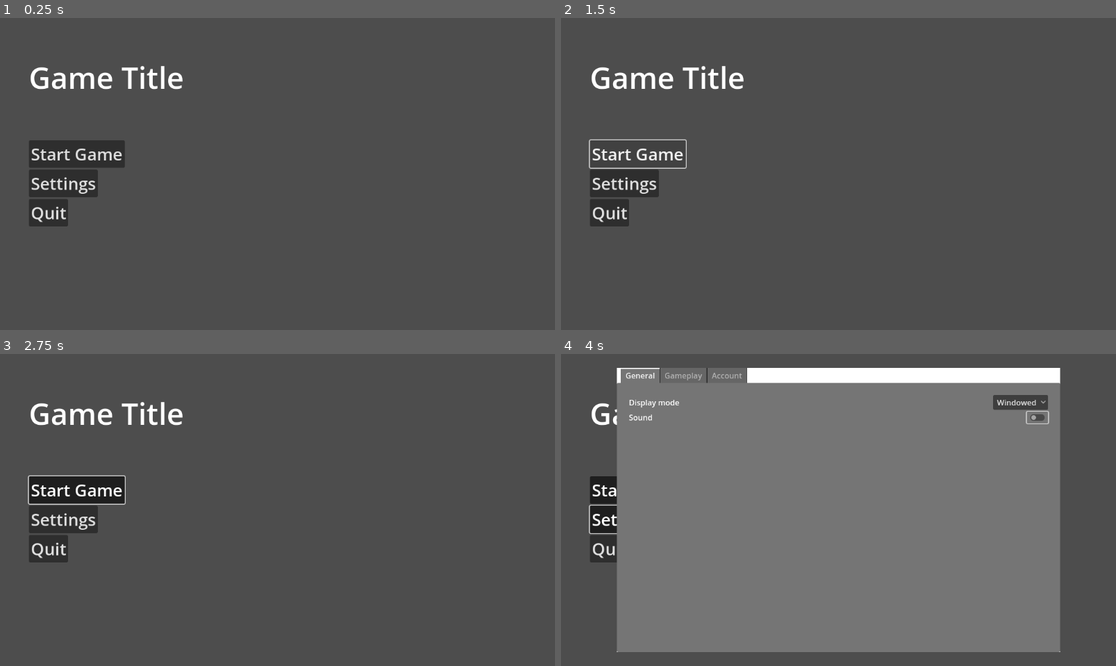
Above: before the commit, frames 1-4 (two rows, left to right).
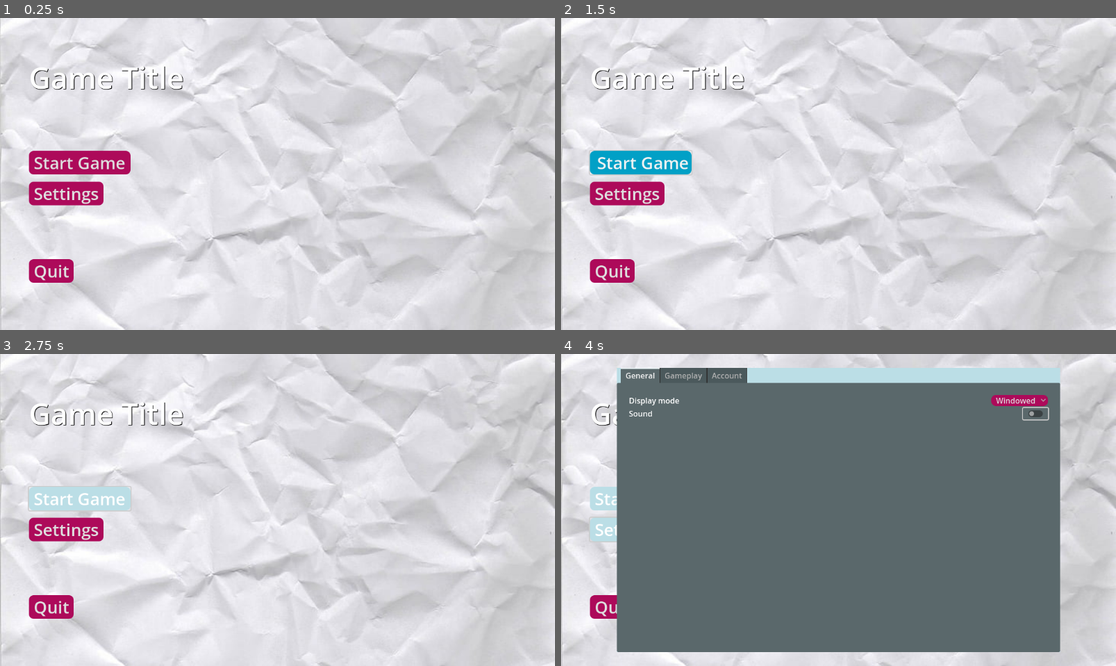
Above: after the commit, the same moments.

Repository: EGheska/GBA
Game: Godot game, scene res://src/gui/main_menu.tscn
Two runs of this game, one before a commit and one after it. Both use one fixed random seed, a clock stepped at 60 frames per second and the inputs below. Before the commit the project has no main scene; this scene is started directly in both runs.
Inputs (mouse positions are in pixels of both pictures, inside the frame that each line leads up to; where the layout moved, square brackets give the same spot in the first picture):
- Up to frame 1 (0.25 s): no input
- Up to frame 2 (1.5 s): click "Start Game" at 0.5 s; click "Start Game" at 1.25 s
- Up to frame 3 (2.75 s): click "Start Game" at 2 s
- Up to frame 4 (4 s): click "Settings" at 2.75 s; click (1038, 413) [1038, 416] at 3.5 s

The runs differ from the first frame. In frame 1, 99% of the frame differs, in the area x 0-100%, y 0-100%; in frame 2, 99%; in frame 3, 99%; in frame 4, 99%.

Commit message:
Initial design was added to the main frame

Diff:
--- a/project.godot
+++ b/project.godot
@@ -11,6 +11,7 @@
 [application]
 
 config/name="GBA"
+run/main_scene="res://src/gui/main_menu.tscn"
 config/features=PackedStringArray("4.1", "GL Compatibility")
 config/icon="res://icon.svg"
 
--- a/src/gui/main_menu.gd
+++ b/src/gui/main_menu.gd
@@ -5,3 +5,7 @@
 
 func _on_settings_button_toggled(button_pressed):
 	SettingsMenu.popup_centered()
+
+
+func _on_quit_button_toggled(button_pressed):
+	get_tree().quit()
--- a/src/gui/main_menu.tscn
+++ b/src/gui/main_menu.tscn
@@ -1,7 +1,88 @@
-[gd_scene load_steps=3 format=3 uid="uid://bfskk4kagkjnd"]
+[gd_scene load_steps=13 format=3 uid="uid://bfskk4kagkjnd"]
 
 [ext_resource type="Script" path="res://src/gui/main_menu.gd" id="1_4djdb"]
 [ext_resource type="PackedScene" uid="uid://dq8wkquhigvch" path="res://src/gui/settings_menu.tscn" id="1_cmkqd"]
+[ext_resource type="Texture2D" uid="uid://dot7h15ilfddc" path="res://assets/background.jpg" id="2_ygwdg"]
+
+[sub_resource type="StyleBoxFlat" id="StyleBoxFlat_ihmy4"]
+content_margin_left = 10.0
+content_margin_right = 10.0
+bg_color = Color(0.678431, 0.0392157, 0.352941, 1)
+corner_radius_top_left = 10
+corner_radius_top_right = 10
+corner_radius_bottom_right = 10
+corner_radius_bottom_left = 10
+
+[sub_resource type="StyleBoxFlat" id="StyleBoxFlat_qqdlt"]
+content_margin_left = 10.0
+bg_color = Color(0.00392157, 0.627451, 0.776471, 1)
+corner_radius_top_left = 10
+corner_radius_top_right = 10
+corner_radius_bottom_right = 10
+corner_radius_bottom_left = 10
+
+[sub_resource type="StyleBoxFlat" id="StyleBoxFlat_uc8ij"]
+content_margin_left = 10.0
+content_margin_right = 10.0
+bg_color = Color(0.733333, 0.870588, 0.901961, 1)
+corner_radius_top_left = 10
+corner_radius_top_right = 10
+corner_radius_bottom_right = 10
+corner_radius_bottom_left = 10
+
+[sub_resource type="StyleBoxFlat" id="StyleBoxFlat_kt67b"]
+content_margin_left = 10.0
+content_margin_right = 10.0
+bg_color = Color(0.678431, 0.0392157, 0.352941, 1)
+corner_radius_top_left = 10
+corner_radius_top_right = 10
+corner_radius_bottom_right = 10
+corner_radius_bottom_left = 10
+
+[sub_resource type="StyleBoxFlat" id="StyleBoxFlat_61o7t"]
+content_margin_left = 10.0
+content_margin_right = 10.0
+bg_color = Color(0.00392157, 0.627451, 0.776471, 1)
+corner_radius_top_left = 10
+corner_radius_top_right = 10
+corner_radius_bottom_right = 10
+corner_radius_bottom_left = 10
+
+[sub_resource type="StyleBoxFlat" id="StyleBoxFlat_vgx7l"]
+content_margin_left = 10.0
+content_margin_right = 10.0
+bg_color = Color(0.733333, 0.870588, 0.901961, 1)
+corner_radius_top_left = 10
+corner_radius_top_right = 10
+corner_radius_bottom_right = 10
+corner_radius_bottom_left = 10
+
+[sub_resource type="StyleBoxFlat" id="StyleBoxFlat_57u3u"]
+content_margin_left = 10.0
+content_margin_right = 10.0
+bg_color = Color(0.678431, 0.0392157, 0.352941, 1)
+corner_radius_top_left = 10
+corner_radius_top_right = 10
+corner_radius_bottom_right = 10
+corner_radius_bottom_left = 10
+
+[sub_resource type="StyleBoxFlat" id="StyleBoxFlat_te34a"]
+content_margin_left = 10.0
+content_margin_right = 10.0
+bg_color = Color(0.00392157, 0.627451, 0.776471, 1)
+corner_radius_top_left = 10
+corner_radius_top_right = 10
+corner_radius_bottom_right = 10
+corner_radius_bottom_left = 10
+
+[sub_resource type="StyleBoxFlat" id="StyleBoxFlat_gi6qf"]
+content_margin_left = 10.0
+content_margin_right = 10.0
+bg_color = Color(0.733333, 0.870588, 0.901961, 1)
+corner_radius_top_left = 10
+corner_radius_top_right = 10
+corner_radius_bottom_right = 10
+corner_radius_bottom_left = 10
 
 [node name="MainMenu" type="CanvasLayer"]
 script = ExtResource("1_4djdb")
@@ -13,6 +94,15 @@
 anchor_bottom = 1.0
 grow_horizontal = 2
 grow_vertical = 2
+
+[node name="TextureRect" type="TextureRect" parent="Menu"]
+layout_mode = 1
+anchors_preset = 15
+anchor_right = 1.0
+anchor_bottom = 1.0
+grow_horizontal = 2
+grow_vertical = 2
+texture = ExtResource("2_ygwdg")
 
 [node name="MarginContainer" type="MarginContainer" parent="Menu"]
 layout_mode = 1
@@ -26,10 +116,12 @@
 
 [node name="VBoxContainer" type="VBoxContainer" parent="Menu/MarginContainer"]
 layout_mode = 2
+theme_override_constants/separation = 15
 
 [node name="Title" type="Label" parent="Menu/MarginContainer/VBoxContainer"]
 layout_mode = 2
 size_flags_horizontal = 0
+theme_override_colors/font_shadow_color = Color(0, 0, 0, 1)
 theme_override_font_sizes/font_size = 62
 text = "Game Title"
 
@@ -42,6 +134,9 @@
 size_flags_horizontal = 0
 size_flags_vertical = 4
 theme_override_font_sizes/font_size = 35
+theme_override_styles/normal = SubResource("StyleBoxFlat_ihmy4")
+theme_override_styles/hover = SubResource("StyleBoxFlat_qqdlt")
+theme_override_styles/pressed = SubResource("StyleBoxFlat_uc8ij")
 toggle_mode = true
 text = "Start Game"
 
@@ -50,14 +145,20 @@
 size_flags_horizontal = 0
 size_flags_vertical = 4
 theme_override_font_sizes/font_size = 35
+theme_override_styles/normal = SubResource("StyleBoxFlat_kt67b")
+theme_override_styles/hover = SubResource("StyleBoxFlat_61o7t")
+theme_override_styles/pressed = SubResource("StyleBoxFlat_vgx7l")
 toggle_mode = true
 text = "Settings"
 
 [node name="QuitButton" type="Button" parent="Menu/MarginContainer/VBoxContainer"]
 layout_mode = 2
 size_flags_horizontal = 0
-size_flags_vertical = 4
+size_flags_vertical = 6
 theme_override_font_sizes/font_size = 35
+theme_override_styles/normal = SubResource("StyleBoxFlat_57u3u")
+theme_override_styles/hover = SubResource("StyleBoxFlat_te34a")
+theme_override_styles/pressed = SubResource("StyleBoxFlat_gi6qf")
 toggle_mode = true
 text = "Quit"
 
@@ -65,3 +166,4 @@
 visible = false
 
 [connection signal="toggled" from="Menu/MarginContainer/VBoxContainer/SettingsButton" to="." method="_on_settings_button_toggled"]
+[connection signal="toggled" from="Menu/MarginContainer/VBoxContainer/QuitButton" to="." method="_on_quit_button_toggled"]
--- a/src/gui/settings_menu.gd
+++ b/src/gui/settings_menu.gd
@@ -1,4 +1,6 @@
 extends Popup
+
+@onready var settings_menu = $SettingsMenu
 
 # General Settings
 @onready var display_options = $SettingsTab/General/MarginContainer/GeneralSettings/DisplayModeButton
@@ -8,6 +10,8 @@
 @onready var help_button = $SettingsTab/Gameplay/MarginContainer/GameplaySettings/HelpCheckButton
 # Account Settings
 @onready var skills_menu = $SettingsTab/Account/MarginContainer/GeneralSettings/SkillsmenuButton
+
+
 
 func _ready():
 	pass
@@ -24,8 +28,10 @@
 func _on_check_button_toggled(button_pressed):
 	if !button_pressed:
 		AudioServer.set_bus_volume_db(0, -72)
+		print("Volume set to 0")
 	else:
 		AudioServer.set_bus_volume_db(0, 0)
+		print("Volume set to 100")
 
 
 func _on_difficulty_mode_button_item_selected(index):
--- a/src/gui/settings_menu.tscn
+++ b/src/gui/settings_menu.tscn
@@ -1,9 +1,31 @@
-[gd_scene load_steps=2 format=3 uid="uid://dq8wkquhigvch"]
+[gd_scene load_steps=5 format=3 uid="uid://dq8wkquhigvch"]
 
 [ext_resource type="Script" path="res://src/gui/settings_menu.gd" id="1_q8eo4"]
 
+[sub_resource type="StyleBoxFlat" id="StyleBoxFlat_2byqy"]
+content_margin_left = 10.0
+content_margin_right = 10.0
+bg_color = Color(0.678431, 0.0392157, 0.352941, 1)
+corner_radius_top_left = 10
+corner_radius_top_right = 10
+corner_radius_bottom_right = 10
+corner_radius_bottom_left = 10
+
+[sub_resource type="StyleBoxFlat" id="StyleBoxFlat_5sht0"]
+content_margin_left = 10.0
+content_margin_right = 10.0
+bg_color = Color(0.00392157, 0.627451, 0.776471, 1)
+border_color = Color(0.8, 0.8, 0.8, 0)
+corner_radius_top_left = 10
+corner_radius_top_right = 10
+corner_radius_bottom_right = 10
+corner_radius_bottom_left = 10
+
+[sub_resource type="StyleBoxFlat" id="StyleBoxFlat_vpqtk"]
+bg_color = Color(0.678431, 0.0392157, 0.352941, 1)
+
 [node name="SettingsMenu" type="Popup"]
-initial_position = 2
+position = Vector2i(214, 33)
 size = Vector2i(920, 590)
 visible = true
 min_size = Vector2i(920, 590)
@@ -15,6 +37,7 @@
 anchor_bottom = 1.0
 grow_horizontal = 2
 grow_vertical = 2
+color = Color(0.733333, 0.870588, 0.901961, 1)
 metadata/_edit_use_anchors_ = true
 
 [node name="SettingsTab" type="TabContainer" parent="."]
@@ -50,6 +73,9 @@
 [node name="DisplayModeButton" type="OptionButton" parent="SettingsTab/General/MarginContainer/GeneralSettings"]
 layout_mode = 2
 size_flags_horizontal = 10
+theme_override_styles/normal = SubResource("StyleBoxFlat_2byqy")
+theme_override_styles/hover = SubResource("StyleBoxFlat_5sht0")
+theme_override_styles/pressed = SubResource("StyleBoxFlat_vpqtk")
 item_count = 2
 selected = 1
 popup/item_0/text = "Fullscreen"
@@ -64,6 +90,9 @@
 [node name="CheckButton" type="CheckButton" parent="SettingsTab/General/MarginContainer/GeneralSettings"]
 layout_mode = 2
 size_flags_horizontal = 10
+theme_override_styles/normal = SubResource("StyleBoxFlat_2byqy")
+theme_override_styles/pressed = SubResource("StyleBoxFlat_5sht0")
+theme_override_styles/disabled = SubResource("StyleBoxFlat_vpqtk")
 button_pressed = true
 
 [node name="Gameplay" type="TabBar" parent="SettingsTab"]
Binary file added: assets/background.jpg
Not shown, added: assets/background.jpg.import
